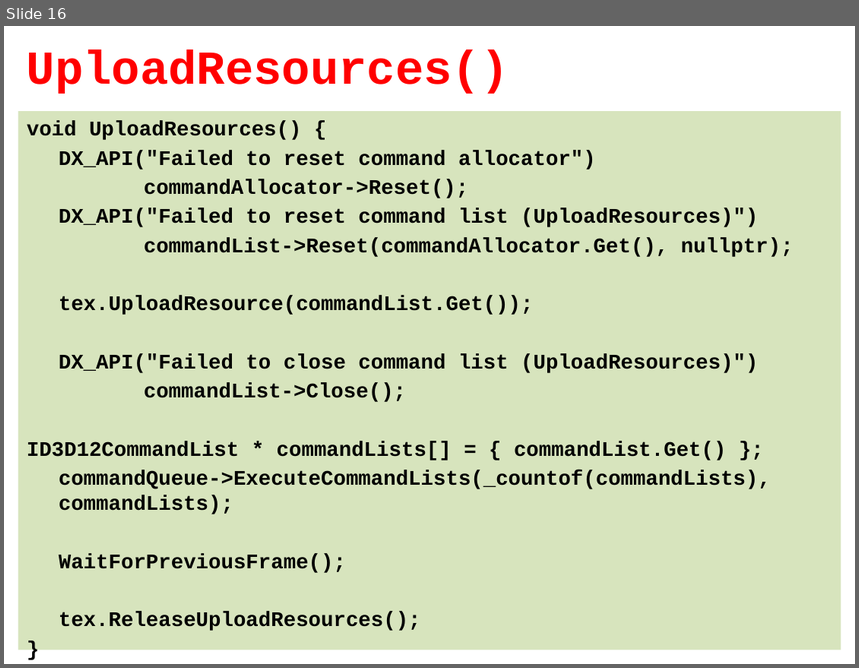
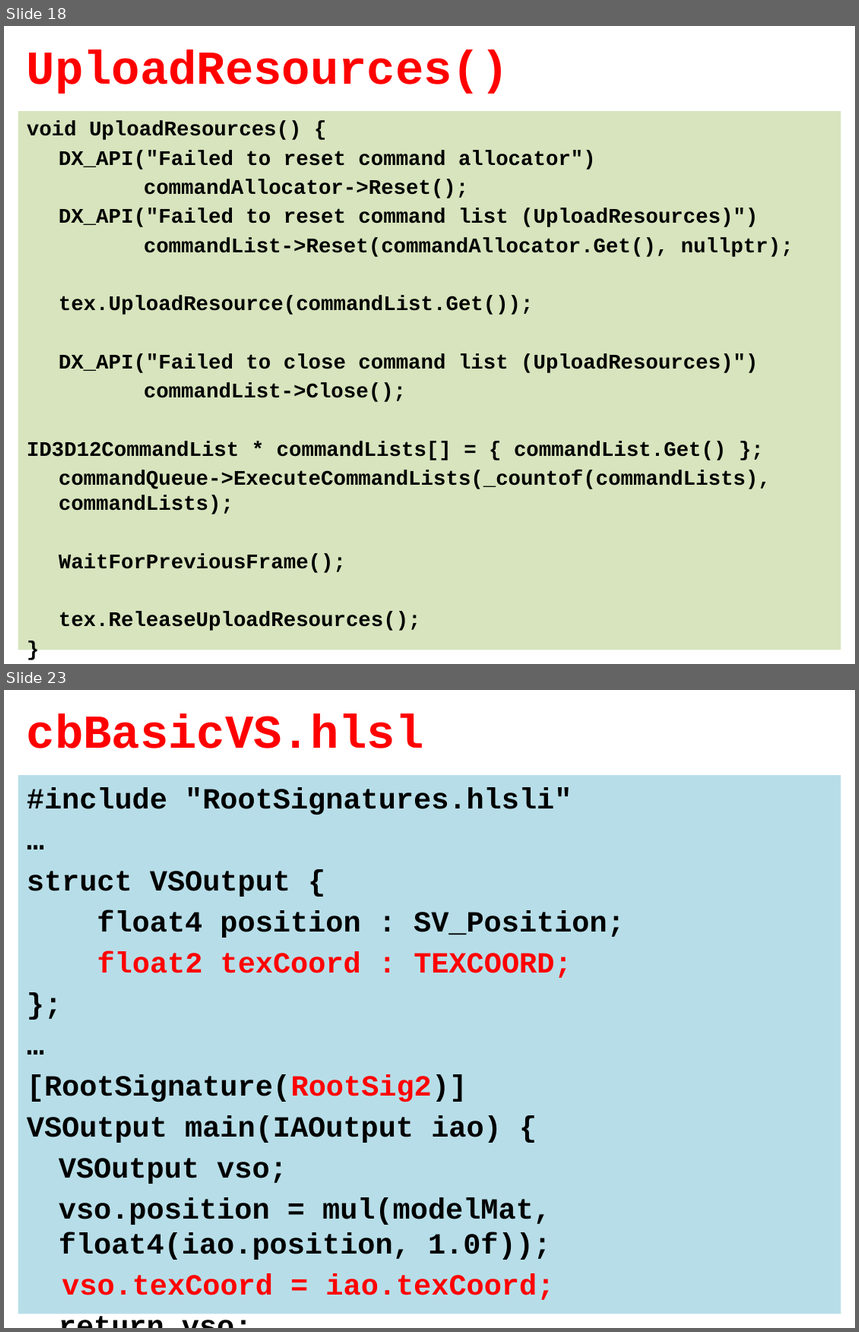
Before and after one commit to tyekx/dx12, a slide deck: Slides/ggl004-Textures.pptx. Shown one above the other, each under a label of ours: slide 16 before the commit, slides 18 and 23 after it; the slides between them are not shown. The pictures are 859x668 and 859x1332 pixels, drawn with LibreOffice and Linux fonts; fonts in the diff are those of the drawing; background and template pictures are left out. Boxes give left, top, right and bottom in pixels: in the first picture for what was removed or moved away, otherwise in the second. Text is boxed around its words. In the diff, an @@ line names an element or a change of style, - is before the commit and + after.

```diff
--- a/Slides/ggl004-Textures.pptx
+++ b/Slides/ggl004-Textures.pptx
@@ slide 23 added at bbox=[4, 690, 855, 1328], background #FFFFFF @@
@@ title added at bbox=[27, 714, 424, 749], 40 pt, text #FF0000, bold @@
+cbBasicVS.hlsl
@@ text added at bbox=[18, 775, 842, 1314], fill #B7DEE8, 24.8 pt, text #000000, bold @@
+#include "RootSignatures.hlsli"
+…
+struct VSOutput {
+float4 position : SV_Position;
+float2 texCoord : TEXCOORD;
+};
+…
+[RootSignature(RootSig2)]
+VSOutput main(IAOutput iao) {
+VSOutput vso;
+vso.position = mul(modelMat, float4(iao.position, 1.0f));
+vso.texCoord = iao.texCoord;
+return vso;
+}
@@ what was slide 16 is now slide 18 @@
```
Also in this commit, not shown: 9 other slides added, 1 other file.
